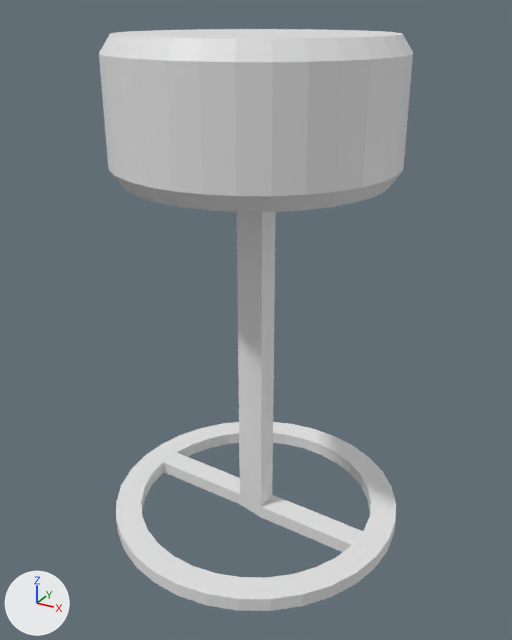
What one commit did to the Blender file Emergency 0/Assets/Models/04.02_stolac_barski.blend.
Rendered twice from a 50 mm lens placed at (2.03, -3.68, 3.31), pointed at (0.02, -0.04, 1.49). Every picture has the same lights, and +X, +Y and +Z are marked at lower left.

The older version as bpy lines, for what is in view:
```python
me_circle = bpy.data.meshes.new('Circle')
me_circle.from_pydata(...)  # 140 vertices, 140 faces; spans x -1.0..1.0, y -1.0..1.0, z 0.0..2.46
me_circle_001 = bpy.data.meshes.new('Circle.001')
me_circle_001.from_pydata(...)  # 128 vertices, 98 faces; spans x -0.86..0.86, y -0.86..0.86, z 0.0..0.54
ob_circle = bpy.data.objects.new('Circle', me_circle)
ob_circle.location = (0.0, 0.0, 0.0)
ob_circle_001 = bpy.data.objects.new('Circle.001', me_circle_001)
ob_circle_001.location = (0.0, 0.0, 2.394)
ob_circle_001.scale = (1.0, 1.0, 1.47)
```
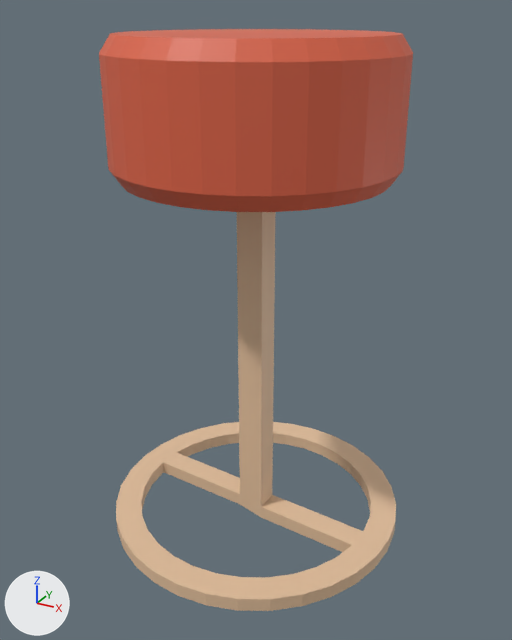
The change, as a diff of the scene's bpy script:
```diff
--- a/Emergency 0/Assets/Models/04.02_stolac_barski.blend.py
+++ b/Emergency 0/Assets/Models/04.02_stolac_barski.blend.py
@@ mat_dd6345 @@
+mat_dd6345 = principled_material('#dd6345')
+mat_dd6345.base_color = (0.723, 0.125, 0.0595)  # red #dd6345
@@ mat_e3c09d @@
+mat_e3c09d = principled_material('#e3c09d')
+mat_e3c09d.base_color = (0.768, 0.527, 0.337)  # beige #e3c09d
@@ me_circle @@
 me_circle.from_pydata(...)  # 140 vertices, 140 faces; spans x -1.0..1.0, y -1.0..1.0, z 0.0..2.46
+me_circle.materials.append(mat_e3c09d)  # beige #e3c09d
@@ me_circle_001 @@
 me_circle_001.from_pydata(...)  # 128 vertices, 98 faces; spans x -0.86..0.86, y -0.86..0.86, z 0.0..0.54
+me_circle_001.materials.append(mat_dd6345)  # red #dd6345
```

Pixel boxes [x1, y1, x2, y2] of what changed, in the pictures (512 x 640 px):
'Circle.001', recoloured (grey to red): [99, 29, 413, 212] in both
'Circle', recoloured (white to beige): [116, 212, 396, 611] in both
